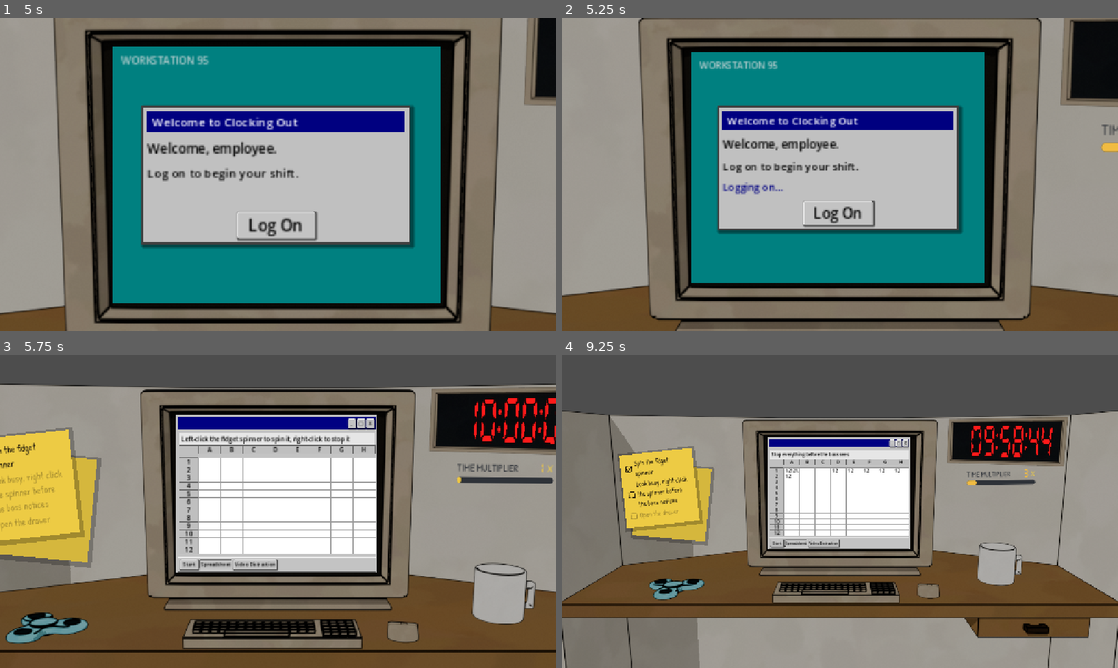
Above: before the commit, frames 1-4 (two rows, left to right).
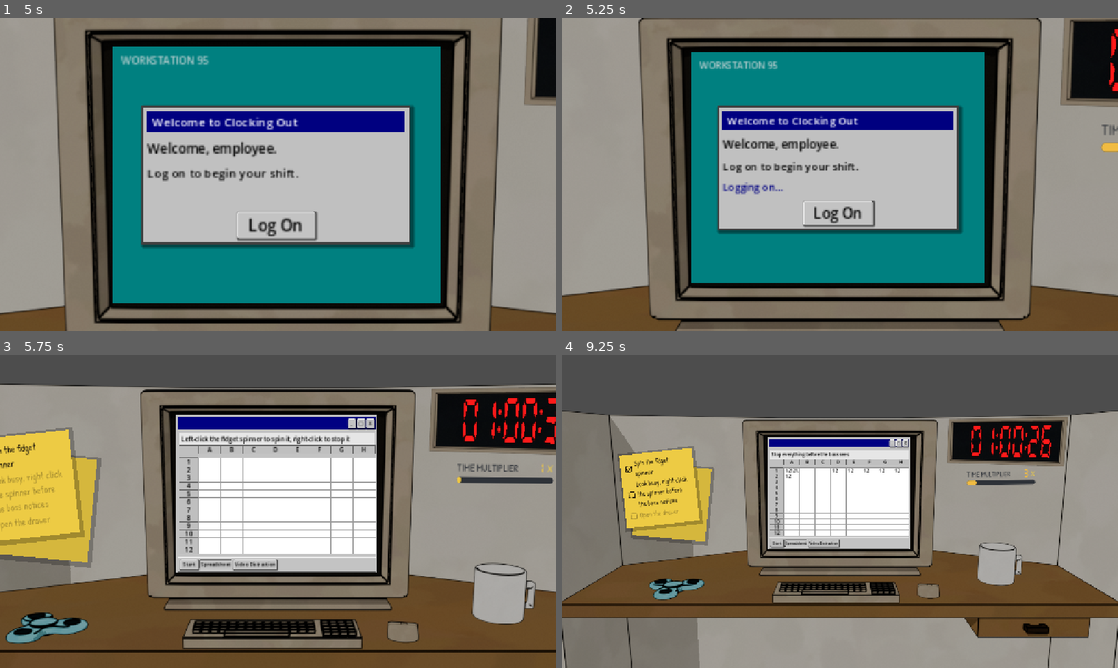
Above: after the commit, the same moments.

Repository: Jelleas/gmtk-2026
Game: Godot game, scene res://src/main.tscn
The game is run twice, just before and just after one commit, with the same random seed, the same clock (stepped at 60 frames per second) and the same inputs.
Inputs (mouse positions are in pixels of both pictures, inside the frame that each line leads up to):
- Up to frame 1 (5 s): click "Start" at 0.5 s; click "Start" at 1.25 s; click "_" at 2 s; click "□" at 2.75 s; click "Spreadsheet" at 3.5 s; click "Video Distraction" at 4.25 s
- Up to frame 2 (5.25 s): click "Log On" at 5 s
- Up to frame 3 (5.75 s): no input
- Up to frame 4 (9.25 s): click (773, 461) at 5.77 s; type "12" at 5.85 s; click (795, 461) at 6 s; type "12" at 6.08 s; click (817, 461) at 6.23 s; type "12" at 6.32 s; click (840, 470) at 6.52 s; type "12" at 6.6 s; click (856, 470) at 6.75 s; type "12" at 6.83 s; click (873, 470) at 6.98 s; type "12" at 7.07 s; click (890, 470) at 7.27 s; type "12" at 7.35 s; click (901, 470) at 7.5 s; type "12" at 7.58 s; click (795, 477) at 7.73 s; type "12" at 7.82 s; click "X" at 8 s; drag from (673, 586) to (895, 442) at 8.77 s

Frame 1 is identical in both runs. In frame 2, 0.2% of the frame differs, in the area x 98-100%, y 3-24%; in frame 3, 0.3%, in the area x 83-100%, y 14-28%; in frame 4, 0.3%.

Commit message:
polishing

Diff:
--- a/src/clock/clock.gd
+++ b/src/clock/clock.gd
@@ -37,11 +37,21 @@
 
 ## What the clock face does once the day is on its last hour, which is a quarter
 ## of the round and wants to read as a moment rather than a stall.
-const LAST_HOUR_TINT := Color(1.0, 0.45, 0.4, 1.0)
-const LAST_HOUR_PULSE_SECONDS := 0.9
+##
+## The digits warm up and back down rather than being tinted red: they are a red
+## seven-segment display already sitting at full saturation, so there is nowhere
+## redder for them to go. Modulating the face is worse than useless for the same
+## reason - modulate multiplies, and against (1, 0.1, 0.1) it can only take the
+## two channels that are already at nothing.
+##
+## Only far enough up to read as an ember rather than a warning light. Taken to
+## white the clock wins the screen, and the last hour is meant to be noticed out
+## of the corner of an eye while the player is busy elsewhere.
+const LAST_HOUR_GLOW := Color(1.0, 0.35, 0.26, 1.0)
+const LAST_HOUR_PULSE_SECONDS := 1.5
 
 var realtime = 0.0
-var time = 10 * 3600
+var time = 1.01 * 3600
 var last_hour_announced := false
 
 func _ready() -> void:
@@ -136,12 +146,18 @@
 func _update_multiplier_display() -> void:
 	total_multiplier_changed.emit(positive_multiplier(), MAX_TOTAL_MULTIPLIER, active_bonus_count())
 
-## Home time is close enough to see. The face keeps pulsing for the rest of the
+## Home time is close enough to see. The digits keep pulsing for the rest of the
 ## day - this is the stretch the drag curve makes a quarter of the round, so it
 ## should look like it was meant.
 func on_last_hour_start() -> void:
+	# Duplicated because a scene's sub-resources are shared by every instance of
+	# it, and this writes into the settings for as long as the day lasts.
+	var settings: LabelSettings = %TimeLabel.label_settings.duplicate()
+	%TimeLabel.label_settings = settings
+	var resting := settings.font_color
+
 	var pulse := create_tween().set_loops()
-	pulse.tween_property(clock_surface, "modulate", LAST_HOUR_TINT, LAST_HOUR_PULSE_SECONDS) \
+	pulse.tween_property(settings, "font_color", LAST_HOUR_GLOW, LAST_HOUR_PULSE_SECONDS) \
 		.set_trans(Tween.TRANS_SINE)
-	pulse.tween_property(clock_surface, "modulate", Color.WHITE, LAST_HOUR_PULSE_SECONDS) \
+	pulse.tween_property(settings, "font_color", resting, LAST_HOUR_PULSE_SECONDS) \
 		.set_trans(Tween.TRANS_SINE)
